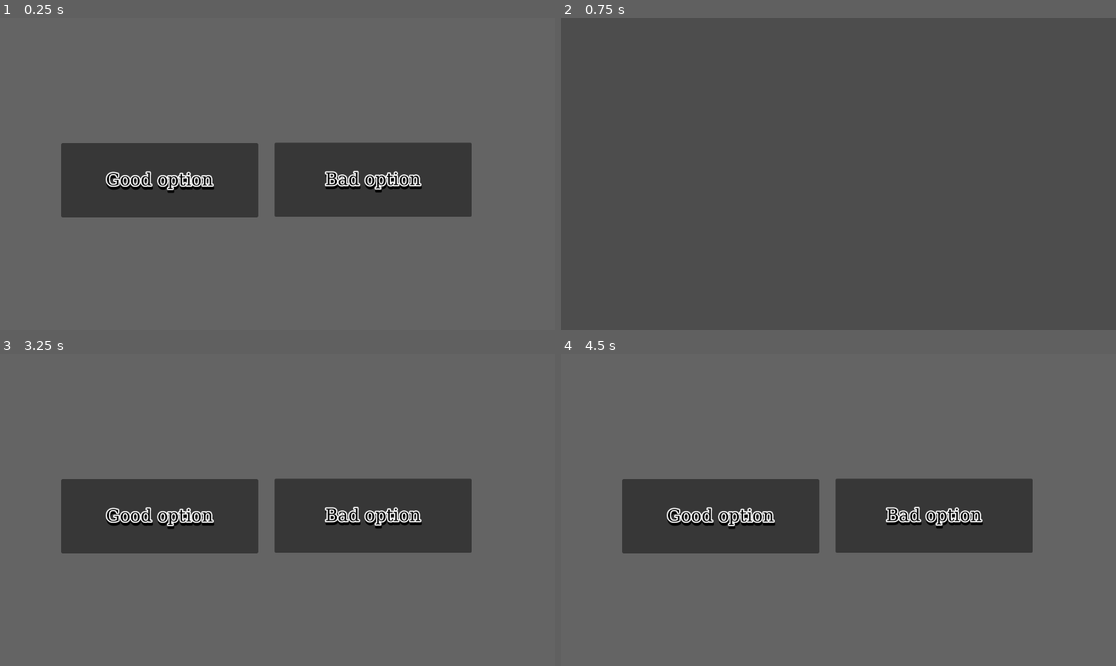
Above: before the commit, frames 1-4 (two rows, left to right).
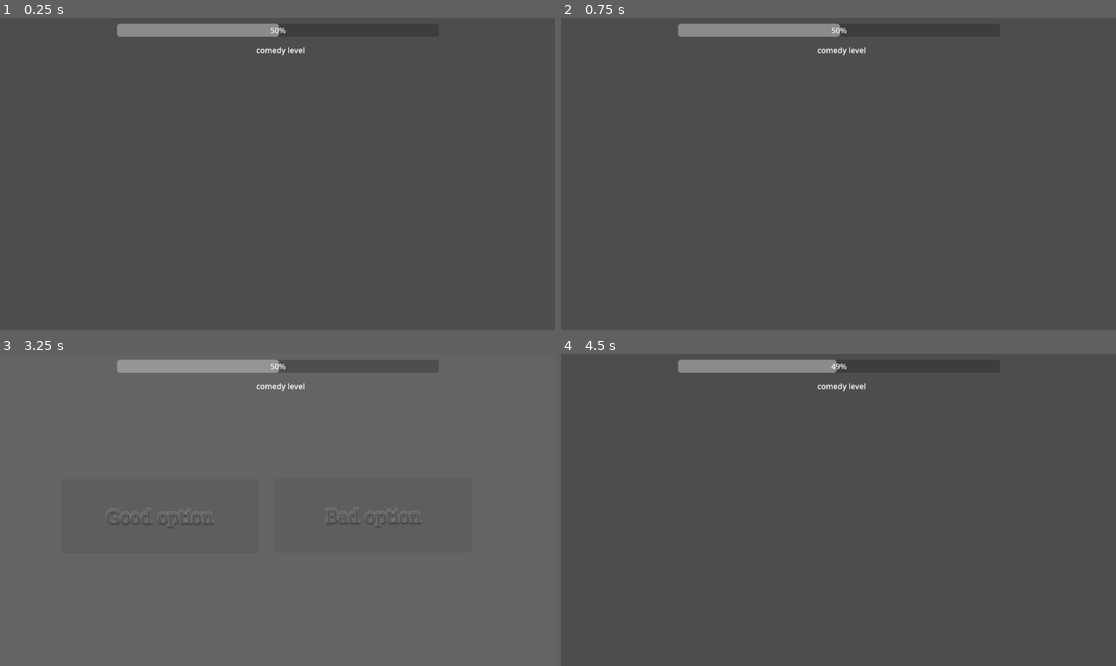
Above: after the commit, the same moments.

Repository: lurppa/barkable
Game: Godot game, scene res://scenes/dialog.tscn
Two runs of this game, one before a commit and one after it. Both use one fixed random seed, a clock stepped at 60 frames per second and the inputs below. This scene is started directly instead of the project's main scene.
Inputs (mouse positions are in pixels of both pictures, inside the frame that each line leads up to):
- Up to frame 1 (0.25 s): no input
- Up to frame 2 (0.75 s): click (721, 180) at 0.5 s, where only the run before the commit has a clickable "Good option"
- Up to frame 3 (3.25 s): tap Enter at 1.25, 2.75 s; move the mouse to (399, 494) at 1.27 s; tap Space at 2 s; move the mouse to (166, 525) at 2.02 s; move the mouse to (333, 441) at 2.77 s
- Up to frame 4 (4.5 s): click "Bad option" at 3.5 s; tap Space at 4.25 s; move the mouse to (810, 572) at 4.27 s

The runs differ from the first frame. In frame 1, 4.0% of the frame differs, in the area x 19-80%, y 1-57%; in frame 2, 1.3%; in frame 3, 18%, in the area x 11-85%, y 1-64%; in frame 4, 4.0%.

Commit message:
Dialog display modification

Diff:
--- a/scenes/dialog.tscn
+++ b/scenes/dialog.tscn
@@ -32,7 +32,7 @@
 [node name="Dialog" type="CanvasLayer"]
 script = ExtResource("1_na6wk")
 
-[node name="ColorRect" type="ColorRect" parent="."]
+[node name="ButtonHolder" type="ColorRect" parent="."]
 modulate = Color(1, 1, 1, 0.129412)
 anchors_preset = 8
 anchor_left = 0.5
@@ -46,16 +46,14 @@
 grow_horizontal = 2
 grow_vertical = 2
 
-[node name="Camera2D" type="Camera2D" parent="."]
-
-[node name="GoodDialogButton" type="Button" parent="."]
-offset_left = 127.0
-offset_top = 260.0
-offset_right = 536.0
-offset_bottom = 414.0
+[node name="GoodDialogButton" type="Button" parent="ButtonHolder"]
+offset_left = 132.0
+offset_top = 266.0
+offset_right = 541.0
+offset_bottom = 420.0
 metadata/_edit_group_ = true
 
-[node name="ButtonText" type="Label" parent="GoodDialogButton"]
+[node name="ButtonText" type="Label" parent="ButtonHolder/GoodDialogButton"]
 layout_mode = 1
 anchors_preset = 8
 anchor_left = 0.5
@@ -75,14 +73,14 @@
 vertical_alignment = 1
 autowrap_mode = 2
 
-[node name="BadDialogButton" type="Button" parent="."]
-offset_left = 570.0
-offset_top = 259.0
-offset_right = 979.0
-offset_bottom = 413.0
+[node name="BadDialogButton" type="Button" parent="ButtonHolder"]
+offset_left = 575.0
+offset_top = 265.0
+offset_right = 984.0
+offset_bottom = 419.0
 metadata/_edit_group_ = true
 
-[node name="ButtonText2" type="Label" parent="BadDialogButton"]
+[node name="ButtonText2" type="Label" parent="ButtonHolder/BadDialogButton"]
 layout_mode = 1
 anchors_preset = 8
 anchor_left = 0.5
@@ -102,7 +100,27 @@
 vertical_alignment = 1
 autowrap_mode = 2
 
+[node name="Camera2D" type="Camera2D" parent="."]
+
 [node name="Timer" type="Timer" parent="."]
 wait_time = 3.0
 
+[node name="ComedyLevel" type="ProgressBar" parent="."]
+anchors_preset = 5
+anchor_left = 0.5
+anchor_right = 0.5
+offset_left = -333.0
+offset_top = 12.0
+offset_right = 335.0
+offset_bottom = 39.0
+grow_horizontal = 2
+
+[node name="Label" type="Label" parent="ComedyLevel"]
+layout_mode = 0
+offset_left = 289.0
+offset_top = 43.0
+offset_right = 390.0
+offset_bottom = 66.0
+text = "comedy level"
+
 [connection signal="timeout" from="Timer" to="." method="_on_timer_timeout"]
--- /dev/null
+++ b/scripts/comedy_bar.gd
@@ -0,0 +1,11 @@
+extends Node
+
+
+# Called when the node enters the scene tree for the first time.
+func _ready():
+	pass # Replace with function body.
+
+
+# Called every frame. 'delta' is the elapsed time since the previous frame.
+func _process(delta):
+	pass
--- a/scripts/dialog_controller.gd
+++ b/scripts/dialog_controller.gd
@@ -1,21 +1,28 @@
 extends Node
 
 func _ready():
-	$GoodDialogButton.pressed.connect(good_button_pressed)
-	$BadDialogButton.pressed.connect(bad_button_pressed)
+
+	$ButtonHolder/GoodDialogButton.pressed.connect(good_button_pressed)
+	$ButtonHolder/BadDialogButton.pressed.connect(bad_button_pressed)
+	$ComedyLevel.value = 50
+	$ButtonHolder.visible = false
 	start_timer()
 
+
 func _on_timer_timeout():
-	self.visible = true
+	$ButtonHolder.visible = true
 
 func good_button_pressed():
 	print('good was pressed')
-	self.visible = false
+	$ButtonHolder.visible = false
+	$ComedyLevel.value += 1
 	start_timer()
+
 
 func bad_button_pressed():
 	print('bad was pressed')
-	self.visible = false
+	$ButtonHolder.visible = false
+	$ComedyLevel.value -= 1
 	start_timer()
 
 func start_timer():
